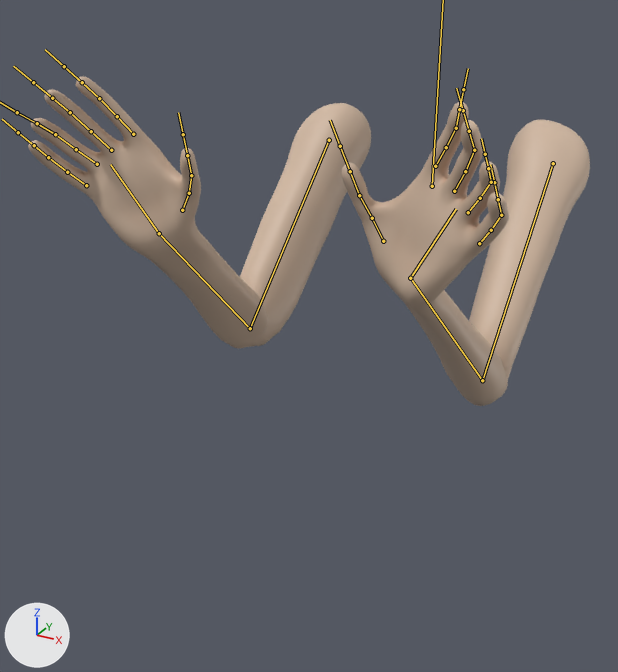
An edit to the FBX model Progetto_SVG/Assets/Assets/Models/PlayerArms.fbx, drawn before and after from the same camera.
Camera for both pictures: a 50 mm lens placed at (0.91, -2.44, 0.63), pointed at (-0.17, -0.47, -0.36). Lighting does not change. The marker at lower left points along +X, +Y and +Z. Both versions are drawn at frame 18 of the action 'Armature|Attack'; the numbers are the values there. The bones that bend it are drawn over the model as lines.
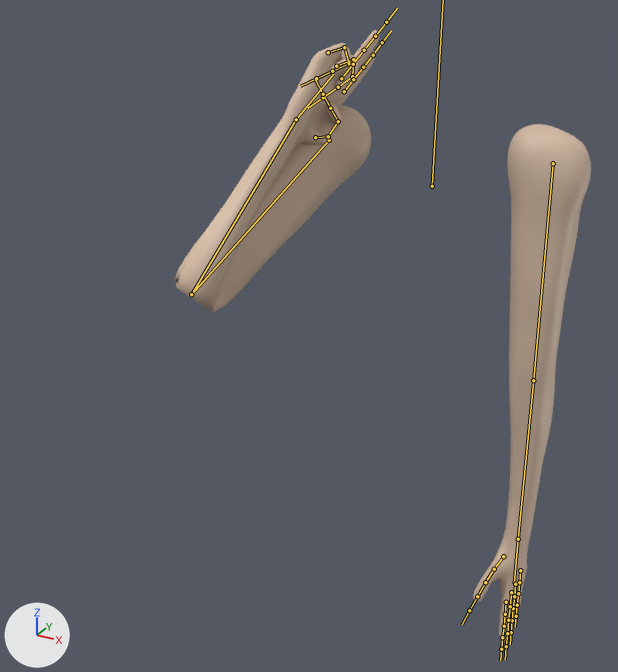
Location of each change, [x1, y1, x2, y2] in pixels of the pictures (618 x 672 px):
'Plane', posed (26% narrower, 85% taller): before [28, 76, 590, 406]; after [174, 30, 591, 642]
bone 'Bicep.L', root to tip: before (553, 163) to (482, 380); after (553, 163) to (533, 380)
bone 'Arm.L', root to tip: before (482, 380) to (410, 278); after (533, 380) to (518, 539)
bone 'Hand.L', root to tip: before (410, 278) to (456, 209); after (518, 539) to (514, 583)
bone 'Pinky1.L', root to tip: before (479, 243) to (491, 230); after (520, 570) to (519, 582)
bone 'Pinky3.L', root to tip: before (501, 215) to (498, 199); after (518, 593) to (517, 605)
bone 'Ring1.L', root to tip: before (468, 212) to (480, 198); after (515, 584) to (514, 596)
bone 'Ring3.L', root to tip: before (491, 182) to (488, 168); after (513, 608) to (512, 620)
bone 'Middle1.L', root to tip: before (454, 191) to (465, 171); after (511, 592) to (510, 606)
bone 'Middle3.L', root to tip: before (474, 150) to (469, 131); after (508, 620) to (507, 633)
bone 'Index1.L', root to tip: before (435, 166) to (446, 147); after (506, 602) to (505, 614)
bone 'Index3.L', root to tip: before (456, 128) to (459, 109); after (504, 626) to (502, 637)
bone 'Thumb1.L', root to tip: before (383, 241) to (372, 218); after (503, 556) to (494, 569)
bone 'Thumb2.L', root to tip: before (372, 218) to (359, 195); after (494, 569) to (485, 582)
bone 'Thumb3.L', root to tip: before (359, 195) to (350, 171); after (485, 582) to (477, 596)
bone 'Bicep.R', root to tip: before (329, 140) to (250, 328); after (329, 140) to (191, 294)
bone 'Arm.R', root to tip: before (250, 328) to (159, 233); after (191, 294) to (296, 119)
bone 'Hand.R', root to tip: before (159, 233) to (110, 164); after (296, 119) to (333, 74)
bone 'Pinky1.R', root to tip: before (86, 185) to (67, 172); after (328, 52) to (344, 47)
bone 'Pinky2.R', root to tip: before (67, 172) to (48, 157); after (344, 47) to (349, 63)
bone 'Pinky3.R', root to tip: before (48, 157) to (34, 145); after (349, 63) to (332, 71)
bone 'Ring1.R', root to tip: before (97, 164) to (76, 149); after (336, 66) to (353, 59)
bone 'Ring2.R', root to tip: before (76, 149) to (55, 134); after (353, 59) to (352, 76)
bone 'Ring3.R', root to tip: before (55, 134) to (37, 123); after (352, 76) to (338, 87)
bone 'Middle1.R', root to tip: before (111, 150) to (91, 131); after (341, 78) to (353, 64)
bone 'Middle3.R', root to tip: before (70, 112) to (52, 98); after (364, 50) to (375, 36)
bone 'Index1.R', root to tip: before (133, 134) to (117, 116); after (344, 91) to (353, 79)
bone 'Index3.R', root to tip: before (99, 98) to (82, 82); after (363, 67) to (373, 55)
bone 'Thumb1.R', root to tip: before (182, 210) to (189, 193); after (315, 137) to (328, 136)
bone 'Thumb2.R', root to tip: before (189, 193) to (191, 175); after (328, 136) to (338, 121)
bone 'Thumb3.R', root to tip: before (191, 175) to (187, 155); after (338, 121) to (330, 108)

The edits, one by one:
Bone 'Bicep.L' (bone_bicep_l) turns from (47, -7, -100) to (0, 0, -90) degrees about its own x, y and z.
Bone 'Arm.L' (bone_arm_l) turns from (100, 10, 61) to (0, 0, 1) degrees about its own x, y and z.
Bone 'Hand.L' (bone_hand_l) turns from (-11, 0, 47) to (0, 0, 0) degrees about its own x, y and z.
Bone 'Pinky1.L' (bone_pinky1_l) moves from (-0.01, -0.03, 0.01) to (0.0, 0.0, 0.0).
Bone 'Pinky1.L' (bone_pinky1_l) turns from (-13, 4, -18) to (0, 0, 0) degrees about its own x, y and z.
Bone 'Pinky3.L' (bone_pinky3_l) turns from (15, 7, -21) to (0, 0, 0) degrees about its own x, y and z.
Bone 'Ring1.L' (bone_ring1_l) moves from (0.0, -0.01, 0.0) to (0.0, 0.0, 0.0).
Bone 'Ring1.L' (bone_ring1_l) turns from (-15, 3, -18) to (0, 0, 0) degrees about its own x, y and z.
Bone 'Ring3.L' (bone_ring3_l) turns from (6, -2, -26) to (0, 0, 0) degrees about its own x, y and z.
Bone 'Middle1.L' (bone_middle1_l) turns from (-9, 0, -18) to (0, 0, 0) degrees about its own x, y and z.
Bone 'Middle3.L' (bone_middle3_l) turns from (6, -5, -26) to (0, 0, 0) degrees about its own x, y and z.
Bone 'Index1.L' (bone_index1_l) moves from (0.01, 0.03, 0.0) to (0.0, 0.0, 0.0).
Bone 'Index1.L' (bone_index1_l) turns from (-8, 0, -11) to (0, 0, 0) degrees about its own x, y and z.
Bone 'Index3.L' (bone_index3_l) turns from (-1, -8, -14) to (0, 0, 0) degrees about its own x, y and z.
Bone 'Thumb1.L' (bone_thumb1_l) turns from (10, 15, 1) to (0, 0, 0) degrees about its own x, y and z.
Bone 'Thumb2.L' (bone_thumb2_l) turns from (5, -17, -13) to (0, 0, 0) degrees about its own x, y and z.
Bone 'Thumb3.L' (bone_thumb3_l) turns from (-4, 47, -5) to (0, 0, 0) degrees about its own x, y and z.
Bone 'Bicep.R' (bone_bicep_r) turns from (47, 7, 100) to (56, 16, 90) degrees about its own x, y and z.
Bone 'Arm.R' (bone_arm_r) turns from (100, -10, -61) to (152, -46, 13) degrees about its own x, y and z.
Bone 'Hand.R' (bone_hand_r) turns from (-11, 1, -43) to (15, -38, -1) degrees about its own x, y and z.
Bone 'Pinky1.R' (bone_pinky1_r) moves from (0.01, -0.03, 0.01) to (0.0, 0.01, 0.01).
Bone 'Pinky1.R' (bone_pinky1_r) turns from (-13, -4, 18) to (15, 4, 29) degrees about its own x, y and z.
Bone 'Pinky2.R' (bone_pinky2_r) turns from (3, 0, 2) to (21, 9, 101) degrees about its own x, y and z.
Bone 'Pinky3.R' (bone_pinky3_r) turns from (15, -7, 21) to (2, -2, 81) degrees about its own x, y and z.
Bone 'Ring1.R' (bone_ring1_r) moves from (0.0, -0.01, 0.0) to (-0.01, -0.01, 0.01).
Bone 'Ring1.R' (bone_ring1_r) turns from (-15, -3, 18) to (9, -2, 30) degrees about its own x, y and z.
Bone 'Ring2.R' (bone_ring2_r) turns from (3, 2, 3) to (20, 2, 119) degrees about its own x, y and z.
Bone 'Ring3.R' (bone_ring3_r) turns from (6, 2, 26) to (-9, 4, 48) degrees about its own x, y and z.
Bone 'Middle1.R' (bone_middle1_r) moves from (0.0, 0.01, 0.0) to (0.0, 0.0, 0.03).
Bone 'Middle1.R' (bone_middle1_r) turns from (-9, 0, 18) to (-3, 1, 0) degrees about its own x, y and z.
Bone 'Middle3.R' (bone_middle3_r) turns from (6, 5, 26) to (0, 0, 0) degrees about its own x, y and z.
Bone 'Index1.R' (bone_index1_r) moves from (-0.01, 0.03, 0.0) to (0.0, 0.0, 0.0).
Bone 'Index1.R' (bone_index1_r) turns from (-8, 0, 11) to (-3, 1, 0) degrees about its own x, y and z.
Bone 'Index3.R' (bone_index3_r) turns from (-1, 8, 14) to (0, 0, 0) degrees about its own x, y and z.
Bone 'Thumb1.R' (bone_thumb1_r) moves from (0.0, 0.0, 0.0) to (0.0, 0.01, 0.01).
Bone 'Thumb1.R' (bone_thumb1_r) turns from (10, -15, -1) to (-5, -65, -8) degrees about its own x, y and z.
Bone 'Thumb2.R' (bone_thumb2_r) turns from (5, 17, 13) to (-15, -11, 69) degrees about its own x, y and z.
Bone 'Thumb3.R' (bone_thumb3_r) turns from (-4, -47, 5) to (-21, -44, 78) degrees about its own x, y and z.
